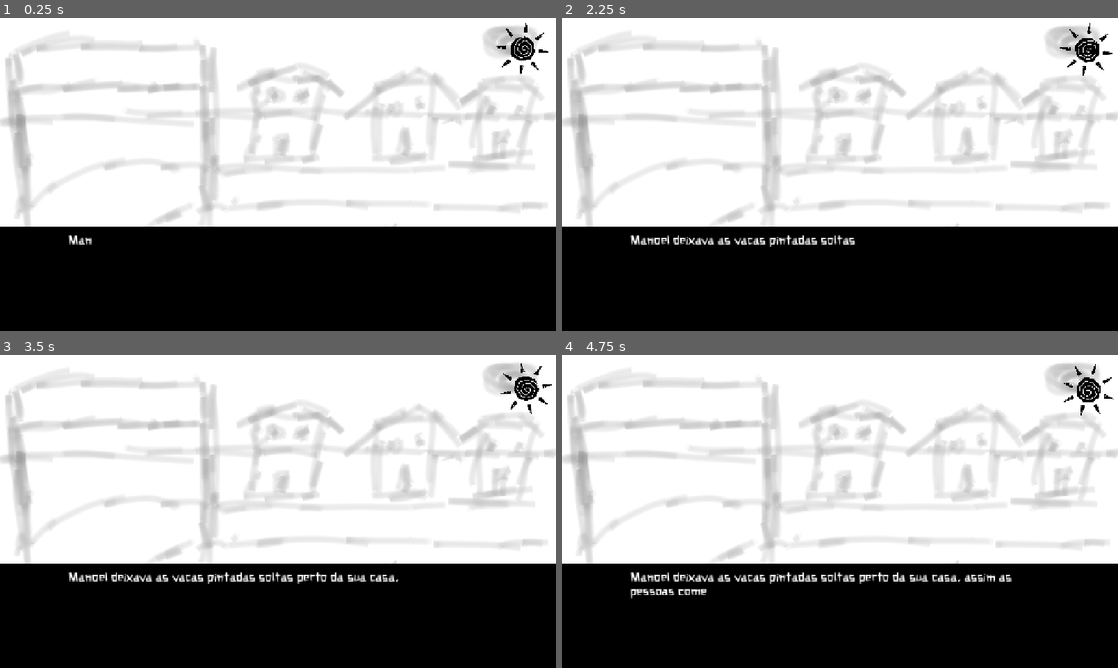
Above: before the commit, frames 1-4 (two rows, left to right).
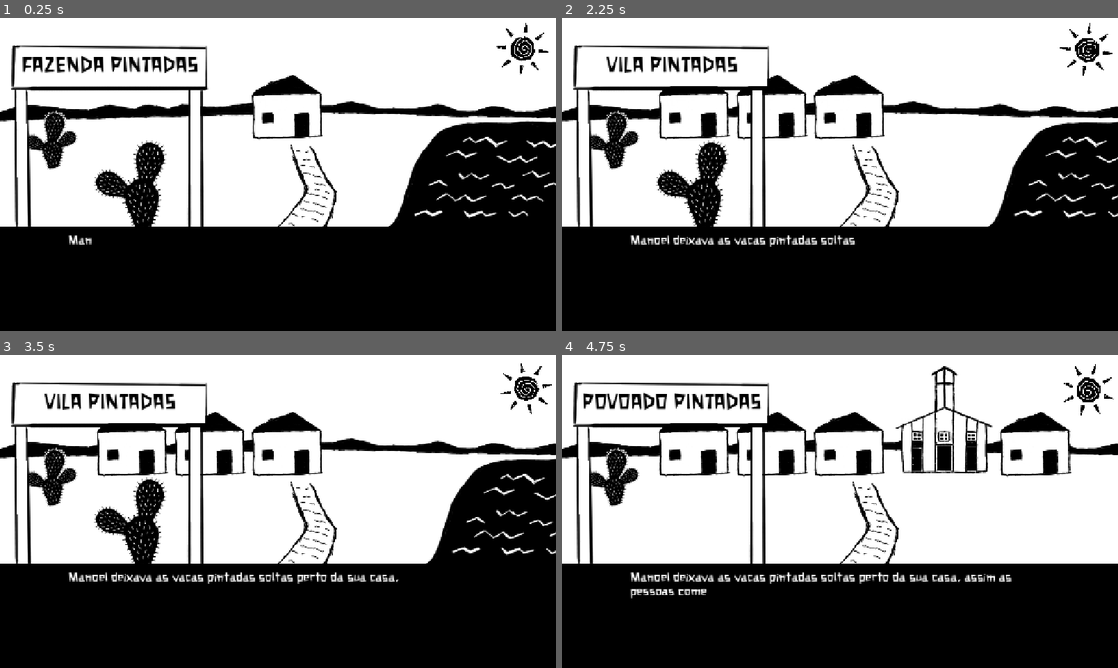
Above: after the commit, the same moments.

Repository: LaercioSR/the-legacy-of-manoel
Game: Godot game, scene res://scenes/levels/scene_6.tscn
Same seed, same stepped clock (60 frames per second), same inputs: the game is played once before the commit and once after it. This scene is started directly instead of the project's main scene.
Inputs (mouse positions are in pixels of both pictures, inside the frame that each line leads up to):
- Up to frame 1 (0.25 s): no input
- Up to frame 2 (2.25 s): tap Enter (ui_accept) at 0.5, 0.77 s; move the mouse to (962, 158) at 0.52 s; hold Right (ui_right) 0.53-1.25 s; click (962, 158) at 0.67 s; drag from (728, 190) to (812, 237) at 1.27 s; move the mouse to (895, 105) at 2.02 s; hold Right (ui_right) from 2.03 s (still down)
- Up to frame 3 (3.5 s): release Right (ui_right) at 2.75 s; drag from (250, 574) to (111, 464) at 2.77 s
- Up to frame 4 (4.75 s): move the mouse to (1006, 558) at 3.52 s; hold Left (ui_left) 3.53-4.25 s; tap Enter (ui_accept) at 3.77 s; drag from (673, 464) to (756, 433) at 4.27 s

The runs differ from the first frame. In frame 1, 25% of the frame differs, in the area x 0-100%, y 2-67%; in frame 2, 23%; in frame 3, 23%; in frame 4, 18%.

Commit message:
feat: add images to scenes 4, 5 & 6

Diff:
--- a/scenes/levels/minigame_cow.tscn
+++ b/scenes/levels/minigame_cow.tscn
@@ -6,6 +6,8 @@
 [ext_resource type="PackedScene" uid="uid://mpl4ro70oap6" path="res://scenes/characters/cow.tscn" id="5_et8d4"]
 [ext_resource type="Texture2D" uid="uid://dkhaxkkg4eeyd" path="res://assets/textures/frence.webp" id="5_tdx5p"]
 [ext_resource type="Script" uid="uid://dofyca2bvkuyk" path="res://scripts/game/area_left.gd" id="5_wpfkx"]
+[ext_resource type="Texture2D" uid="uid://dqksdi8tq78nj" path="res://assets/textures/cow-painted.webp" id="6_71pek"]
+[ext_resource type="Texture2D" uid="uid://khq68f2mcayl" path="res://assets/textures/cow-black.webp" id="7_7kmf2"]
 
 [sub_resource type="RectangleShape2D" id="RectangleShape2D_lrrqb"]
 size = Vector2(352, 224)
@@ -53,6 +55,11 @@
 scale = Vector2(0.729039, 0.729039)
 texture = ExtResource("5_tdx5p")
 
+[node name="SpriteCow" type="Sprite2D" parent="areaLeft"]
+position = Vector2(239, 193)
+scale = Vector2(0.480001, 0.480001)
+texture = ExtResource("6_71pek")
+
 [node name="collisionLeft" type="CollisionShape2D" parent="areaLeft"]
 position = Vector2(240, 192)
 shape = SubResource("RectangleShape2D_lrrqb")
@@ -67,6 +74,11 @@
 position = Vector2(240, 179)
 scale = Vector2(0.729039, 0.729039)
 texture = ExtResource("5_tdx5p")
+
+[node name="SpriteCow" type="Sprite2D" parent="areaRight"]
+position = Vector2(241, 191)
+scale = Vector2(0.480001, 0.480001)
+texture = ExtResource("7_7kmf2")
 
 [node name="collisionRight" type="CollisionShape2D" parent="areaRight"]
 position = Vector2(240, 192)
--- a/scenes/levels/scene_6.tscn
+++ b/scenes/levels/scene_6.tscn
@@ -1,8 +1,9 @@
-[gd_scene load_steps=7 format=3 uid="uid://bjdudswhv8xqt"]
+[gd_scene load_steps=8 format=3 uid="uid://bjdudswhv8xqt"]
 
 [ext_resource type="Script" uid="uid://cedmka0kp2ick" path="res://scripts/game/scene_6.gd" id="1_5f5pc"]
-[ext_resource type="Texture2D" uid="uid://ctip7bqp4xcs3" path="res://assets/textures/scene_6.webp" id="2_3w2co"]
+[ext_resource type="Texture2D" uid="uid://b0uolcxi6ibx5" path="res://assets/textures/scene_6_1.webp" id="2_ottal"]
 [ext_resource type="Texture2D" uid="uid://ctfgko5jo33mb" path="res://assets/textures/sun.webp" id="3_ottal"]
+[ext_resource type="FontFile" uid="uid://cebmf2t670e83" path="res://assets/fonts/xilosa.ttf" id="4_ylspj"]
 
 [sub_resource type="Animation" id="Animation_q8s0e"]
 length = 0.001
@@ -59,7 +60,7 @@
 [node name="TextureRect" type="TextureRect" parent="HUD"]
 offset_right = 40.0
 offset_bottom = 40.0
-texture = ExtResource("2_3w2co")
+texture = ExtResource("2_ottal")
 
 [node name="Sun" type="Sprite2D" parent="HUD/TextureRect"]
 position = Vector2(1203, 79)
@@ -71,3 +72,21 @@
 &"": SubResource("AnimationLibrary_4hybx")
 }
 autoplay = "rotation"
+
+[node name="Title" type="Label" parent="HUD"]
+offset_left = 34.0
+offset_top = 67.0
+offset_right = 472.0
+offset_bottom = 158.0
+theme_override_colors/font_color = Color(0, 0, 0, 1)
+theme_override_fonts/font = ExtResource("4_ylspj")
+theme_override_font_sizes/font_size = 52
+text = "FAZENDA PINTADAS"
+horizontal_alignment = 1
+vertical_alignment = 1
+
+[node name="Timer" type="Timer" parent="."]
+wait_time = 2.0
+autostart = true
+
+[connection signal="timeout" from="Timer" to="." method="_on_timer_timeout"]
--- a/scenes/ui/menus/main.tscn
+++ b/scenes/ui/menus/main.tscn
@@ -127,11 +127,13 @@
 layout_mode = 2
 
 [node name="TextureRect" type="TextureRect" parent="HBoxContainer/LeftSide/MarginContainer/VBoxContainer2"]
+custom_minimum_size = Vector2(360, 360)
 layout_mode = 2
 size_flags_horizontal = 4
 size_flags_vertical = 4
 texture = ExtResource("1_l47go")
-stretch_mode = 3
+expand_mode = 1
+stretch_mode = 5
 
 [node name="VBoxContainer" type="VBoxContainer" parent="HBoxContainer/LeftSide/MarginContainer/VBoxContainer2"]
 layout_mode = 2
@@ -170,7 +172,7 @@
 expand_mode = 1
 
 [node name="Cow" type="Sprite2D" parent="HBoxContainer/RightSide"]
-position = Vector2(447, 587)
+position = Vector2(66, 659)
 scale = Vector2(0.392578, 0.392578)
 texture = ExtResource("2_4hybx")
 
@@ -182,7 +184,7 @@
 speed_scale = 0.3
 
 [node name="Cow4" type="Sprite2D" parent="HBoxContainer/RightSide"]
-position = Vector2(468, 452)
+position = Vector2(397, 435)
 scale = Vector2(0.141602, 0.141602)
 texture = ExtResource("2_4hybx")
 
@@ -194,7 +196,7 @@
 speed_scale = 0.25
 
 [node name="Cow2" type="Sprite2D" parent="HBoxContainer/RightSide"]
-position = Vector2(179.437, 480.438)
+position = Vector2(94, 486)
 scale = Vector2(-0.192, 0.192)
 texture = ExtResource("2_4hybx")
 
@@ -206,7 +208,7 @@
 speed_scale = 0.5
 
 [node name="Cow3" type="Sprite2D" parent="HBoxContainer/RightSide"]
-position = Vector2(220, 559)
+position = Vector2(263, 578)
 scale = Vector2(-0.250594, 0.250594)
 texture = ExtResource("2_4hybx")
 
@@ -218,7 +220,7 @@
 speed_scale = 0.4
 
 [node name="Cow5" type="Sprite2D" parent="HBoxContainer/RightSide"]
-position = Vector2(364.25, 504.25)
+position = Vector2(312, 501)
 scale = Vector2(-0.197859, 0.197859)
 texture = ExtResource("2_4hybx")
 
--- a/scripts/game/scene_6.gd
+++ b/scripts/game/scene_6.gd
@@ -1,5 +1,10 @@
 extends Node2D
 class_name Scene6
+
+@export var hud: CanvasLayer = null
+
+var titleLabel: Label = null
+var bgTexture: TextureRect = null
 
 const DIALOG_SCREEN: PackedScene = preload("res://scenes/ui/dialogs/dialog_screen.tscn")
 var dialog_data: Dictionary = {
@@ -10,8 +15,29 @@
 		"dialog": "Com o tempo novos moradores chegaram e a fazenda passou a ser Vila, Povoado, Distrito, até que em 09 de maio de 1985 Pintadas finalmente se tornou cidade."
 	}
 }
-
-@export var hud: CanvasLayer = null
+var phases = [
+	{
+		"bg": "res://assets/textures/scene_6_1.webp",
+		"title": "fazenda"
+	},
+	{
+		"bg": "res://assets/textures/scene_6_2.webp",
+		"title": "vila"
+	},
+	{
+		"bg": "res://assets/textures/scene_6_3.webp",
+		"title": "povoado"
+	},
+	{
+		"bg": "res://assets/textures/scene_6_4.webp",
+		"title": "distrito"
+	},
+	{
+		"bg": "res://assets/textures/scene_6_5.webp",
+		"title": "cidade"
+	},
+]
+var time = 0
 
 func _ready() -> void:
 	var new_dialod: DialogScreen = DIALOG_SCREEN.instantiate()
@@ -20,5 +46,15 @@
 
 	new_dialod.connect("dialog_finished", _on_dialog_finished)
 
+	titleLabel = hud.get_node("Title")
+	bgTexture = hud.get_node("TextureRect")
+
 func _on_dialog_finished() -> void:
 	get_tree().change_scene_to_file("res://scenes/ui/menus/main.tscn")
+
+func _on_timer_timeout() -> void:
+	time += 1
+
+	if time < 5:
+		titleLabel.text = "%s PINTADAS" % phases[time]["title"].to_upper()
+		bgTexture.texture = load(phases[time]["bg"])
Binary file changed: assets/textures/logo.webp
Binary file changed: assets/textures/menu-bg.webp
Binary file changed: assets/textures/scene_4.webp
Binary file changed: assets/textures/scene_5.webp
Binary file removed: assets/textures/scene_6.webp
Binary file added: assets/textures/scene_6_1.webp
Binary file added: assets/textures/scene_6_2.webp
Binary file added: assets/textures/scene_6_3.webp
Binary file added: assets/textures/scene_6_4.webp
Binary file added: assets/textures/scene_6_5.webp
Not shown: 1 places in scenes/levels/minigame_cow.tscn that only renumber resources
